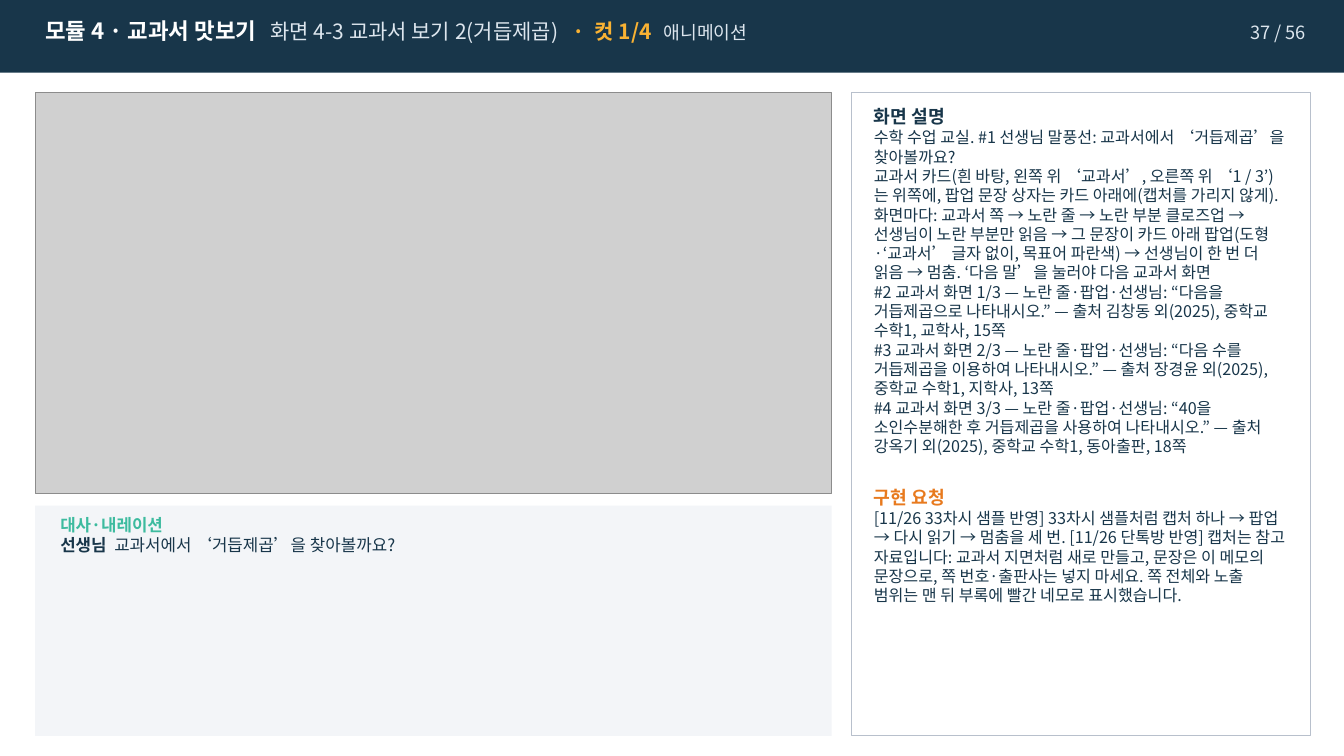
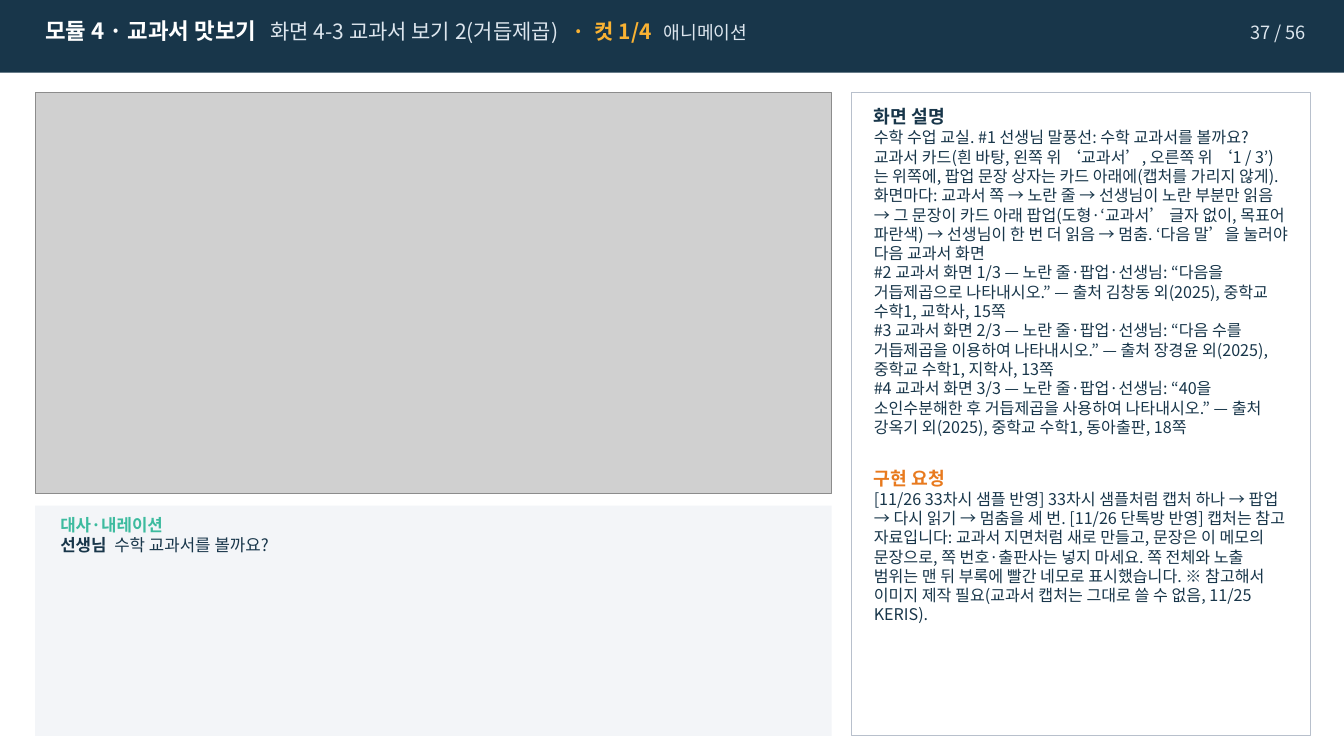
Before and after one commit to j333333766-hub/ksl-math-vocab-kit, a slide deck: slide 37 of 샘플/07차시_소인수분해_조창현_v7-1_스토리보드.pptx. Drawn at 1344x756 pixels with LibreOffice and Linux fonts; fonts in the diff are those of the drawing; grey boxes stand for pictures. Boxes give left, top, right and bottom in pixels: in the first picture for what was removed or moved away, otherwise in the second. Text is boxed around its words. In the diff, an @@ line names an element or a change of style, - is before the commit and + after.

```diff
--- a/샘플/07차시_소인수분해_조창현_v7-1_스토리보드.pptx
+++ b/샘플/07차시_소인수분해_조창현_v7-1_스토리보드.pptx
@@ text at (874, 129, 1249, 145): text changed @@
-수학 수업 교실. #1 선생님 말풍선: 교과서에서 ‘거듭제곱’을 찾아볼까요?
+수학 수업 교실. #1 선생님 말풍선: 수학 교과서를 볼까요?
@@ text at (874, 187, 1287, 261): text changed @@
-화면마다: 교과서 쪽 → 노란 줄 → 노란 부분 클로즈업 → 선생님이 노란 부분만 읽음 → 그 문장이 카드 아래 팝업(도형·‘교과서’ 글자 없이, 목표어 파란색) → 선생님이 한 번 더 읽음 → 멈춤. ‘다음 말’을 눌러야 다음 교과서 화면
+화면마다: 교과서 쪽 → 노란 줄 → 선생님이 노란 부분만 읽음 → 그 문장이 카드 아래 팝업(도형·‘교과서’ 글자 없이, 목표어 파란색) → 선생님이 한 번 더 읽음 → 멈춤. ‘다음 말’을 눌러야 다음 교과서 화면
@@ text at (874, 491, 1285, 623): text changed @@
-[11/26 33차시 샘플 반영] 33차시 샘플처럼 캡처 하나 → 팝업 → 다시 읽기 → 멈춤을 세 번. [11/26 단톡방 반영] 캡처는 참고 자료입니다: 교과서 지면처럼 새로 만들고, 문장은 이 메모의 문장으로, 쪽 번호·출판사는 넣지 마세요. 쪽 전체와 노출 범위는 맨 뒤 부록에 빨간 네모로 표시했습니다.
+[11/26 33차시 샘플 반영] 33차시 샘플처럼 캡처 하나 → 팝업 → 다시 읽기 → 멈춤을 세 번. [11/26 단톡방 반영] 캡처는 참고 자료입니다: 교과서 지면처럼 새로 만들고, 문장은 이 메모의 문장으로, 쪽 번호·출판사는 넣지 마세요. 쪽 전체와 노출 범위는 맨 뒤 부록에 빨간 네모로 표시했습니다. ※ 참고해서 이미지 제작 필요(교과서 캡처는 그대로 쓸 수 없음, 11/25 KERIS).
@@ text at (60, 537, 269, 553): text changed @@
-선생님 교과서에서 ‘거듭제곱’을 찾아볼까요?
+선생님 수학 교과서를 볼까요?
```
Also in this commit, not shown: 17 other slides changed, 6 other files.
